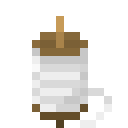
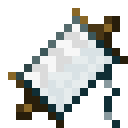
Two versions of the same layered image (128x128). Layer-by-layer changes:
removed layer "Background" over [8, 8, 128, 128]
added layer "Paint Layer 2" above "Paint Layer 2 (pasted)" over [8, 8, 128, 128]
added layer "Paint Layer 2 (pasted)" above "Paint Layer 1" over [8, 8, 128, 128]
